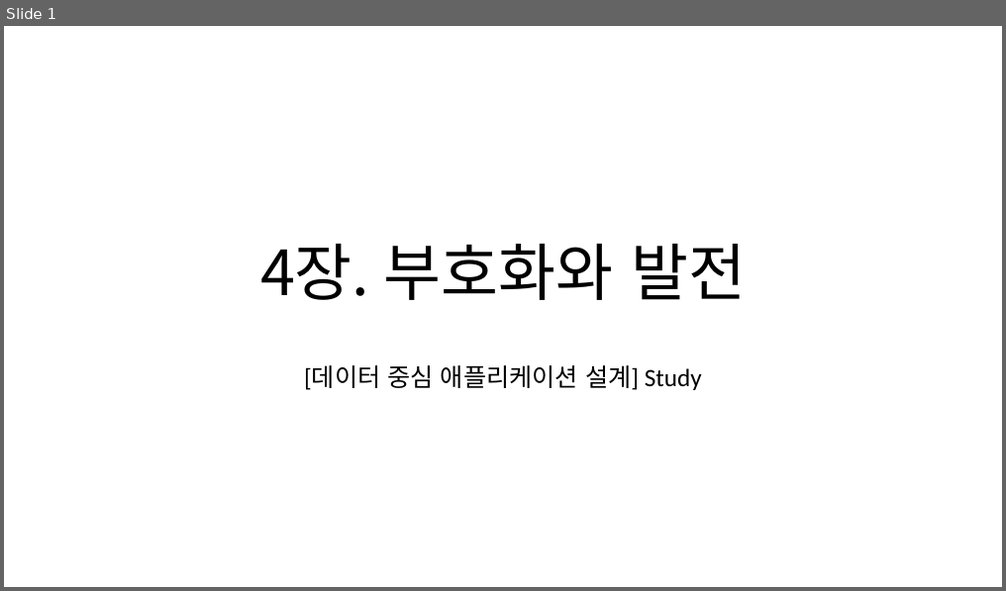
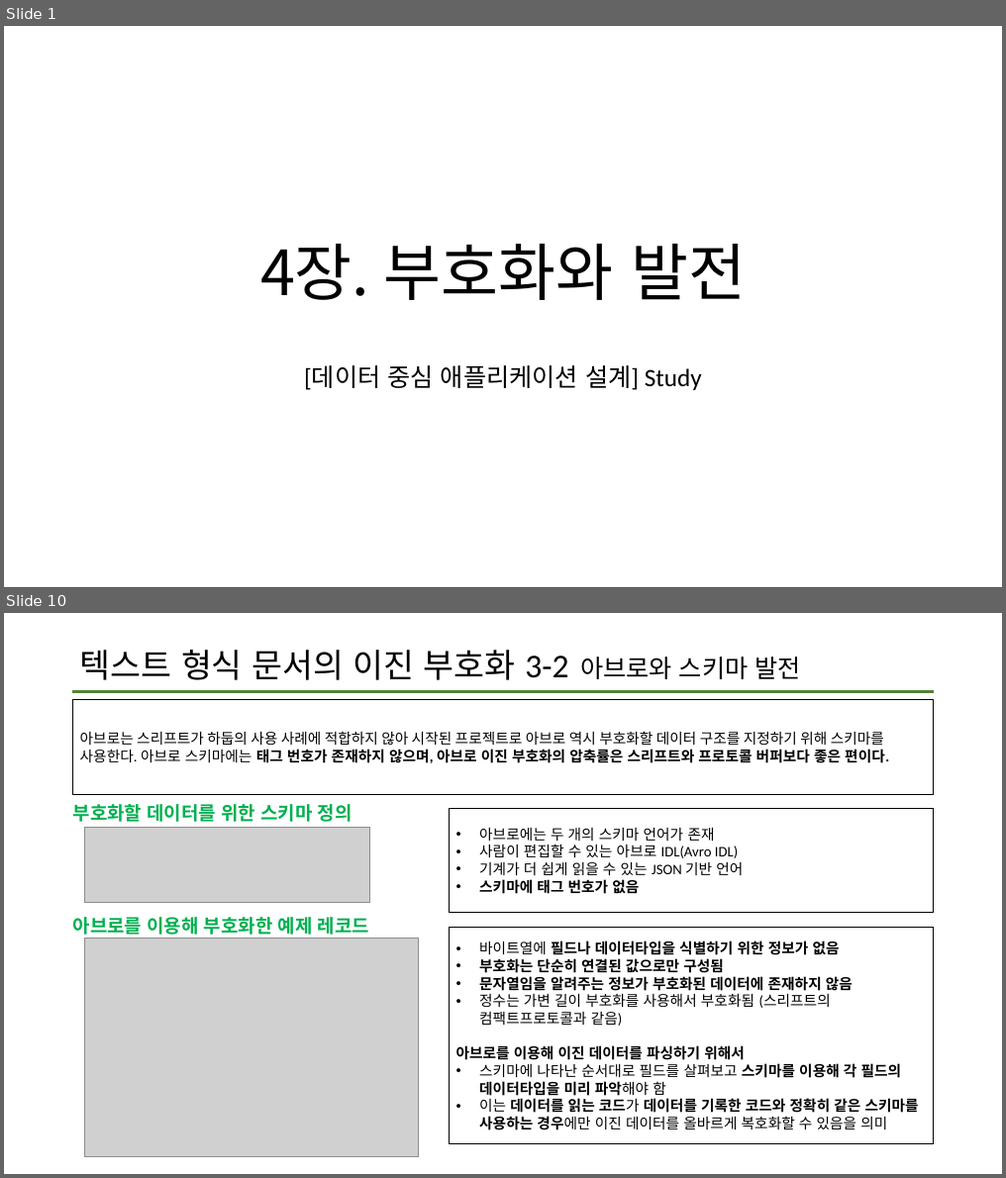
Before and after one commit to data-system-wiki/designing-data-intensive-applications, a slide deck: resources/chapter 4 summary.pptx. Shown one above the other, each under a label of ours: slide 1 before the commit, slides 1 and 10 after it; the slides between them are not shown. The pictures are 1006x591 and 1006x1178 pixels, drawn with LibreOffice and Linux fonts; fonts in the diff are those of the drawing; grey boxes stand for pictures. Boxes give left, top, right and bottom in pixels: in the first picture for what was removed or moved away, otherwise in the second. Text is boxed around its words. In the diff, an @@ line names an element or a change of style, - is before the commit and + after.

Commit message:
4장 2차 업데이트

```diff
--- a/resources/chapter 4 summary.pptx
+++ b/resources/chapter 4 summary.pptx
@@ slide 10 added at box(4, 613, 1002, 1174), background #FFFFFF @@
@@ title added at box(80, 650, 801, 680), 32 pt, text #000000 @@
+텍스트 형식 문서의 이진 부호화 3-2 아브로와 스키마 발전
@@ line added from (73, 691) to (934, 691), #548235 2.25 pt @@
@@ rectangle added at box(73, 700, 934, 794), outline #000000 1 pt, 14 pt, text #000000 @@
+아브로는 스리프트가 하둡의 사용 사례에 적합하지 않아 시작된 프로젝트로 아브로 역시 부호화할 데이터 구조를 지정하기 위해 스키마를 사용한다. 아브로 스키마에는 태그 번호가 존재하지 않으며, 아브로 이진 부호화의 압축률은 스리프트와 프로토콜 버퍼보다 좋은 편이다.
@@ text added at box(73, 804, 352, 822), 18 pt, text #00B050, bold @@
+부호화할 데이터를 위한 스키마 정의
@@ rectangle added at box(449, 808, 934, 912), outline #000000 1 pt, 14 pt, text #000000 @@
+• 아브로에는 두 개의 스키마 언어가 존재
+• 사람이 편집할 수 있는 아브로 IDL(Avro IDL)
+• 기계가 더 쉽게 읽을 수 있는 JSON 기반 언어
+• 스키마에 태그 번호가 없음
@@ picture added at box(85, 827, 370, 903) @@
@@ text added at box(73, 917, 369, 939), 18 pt, text #00B050, bold @@
+아브로를 이용해 부호화한 예제 레코드
@@ picture added at box(85, 938, 419, 1157) @@
@@ rectangle added at box(449, 928, 934, 1146), outline #000000 1 pt, 14 pt, text #000000, bold @@
+• 바이트열에 필드나 데이터타입을 식별하기 위한 정보가 없음
+• 부호화는 단순히 연결된 값으로만 구성됨
+• 문자열임을 알려주는 정보가 부호화된 데이터에 존재하지 않음
+• 정수는 가변 길이 부호화를 사용해서 부호화됨 (스리프트의 컴팩트프로토콜과 같음)
+아브로를 이용해 이진 데이터를 파싱하기 위해서
+• 스키마에 나타난 순서대로 필드를 살펴보고 스키마를 이용해 각 필드의 데이터타입을 미리 파악해야 함
+• 이는 데이터를 읽는 코드가 데이터를 기록한 코드와 정확히 같은 스키마를 사용하는 경우에만 이진 데이터를 올바르게 복호화할 수 있음을 의미
```
Also in this commit, not shown: 6 slides changed, 2 other slides added.
